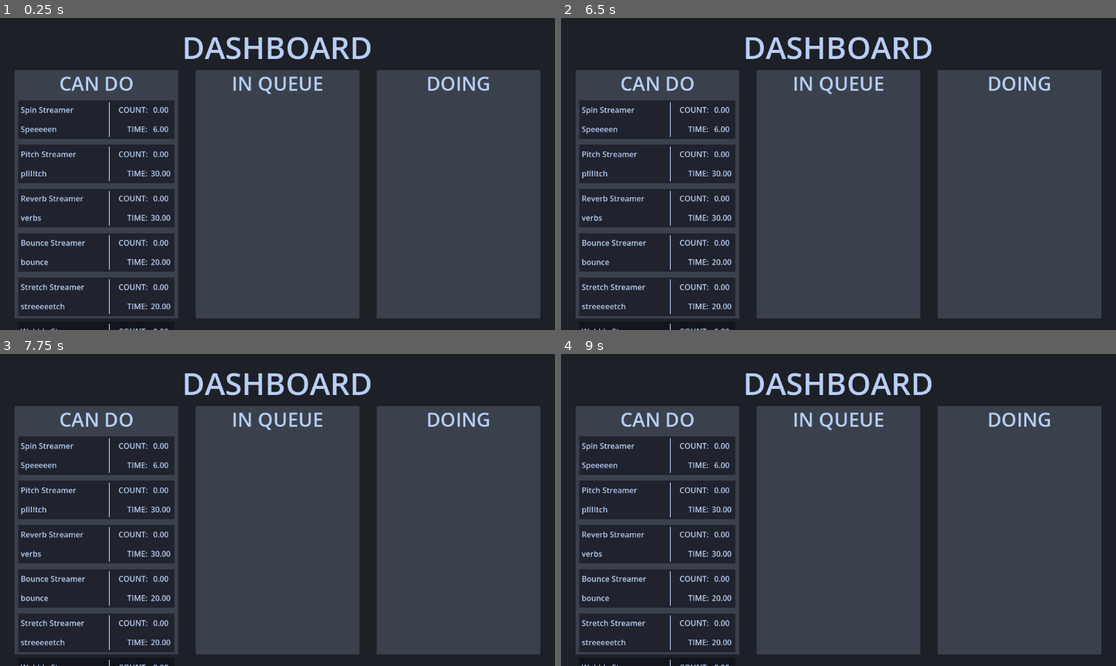
Above: before the commit, frames 1-4 (two rows, left to right).
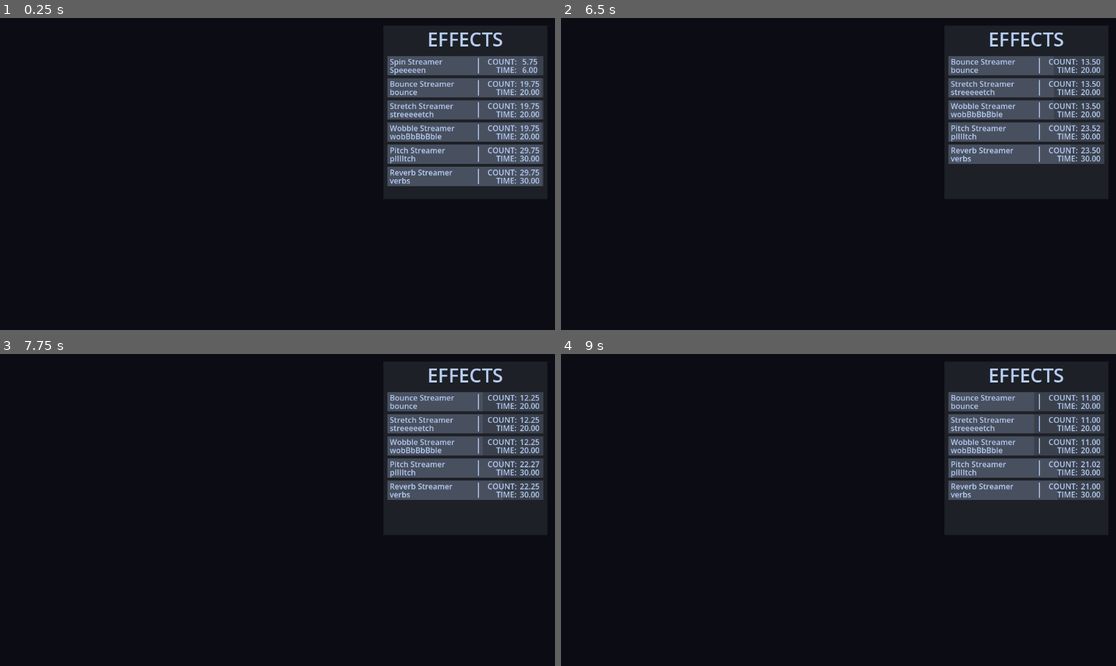
Above: after the commit, the same moments.

Repository: Wake1st/streaming-stage
Game: Godot game, scene res://tests/test_dashboard.tscn
The game is run twice, just before and just after one commit, with the same random seed, the same clock (stepped at 60 frames per second) and the same inputs. This scene is started directly instead of the project's main scene.
Inputs:
- Up to frame 1 (0.25 s): no input
- Up to frame 2 (6.5 s): no input
- Up to frame 3 (7.75 s): no input
- Up to frame 4 (9 s): no input

The runs differ from the first frame. In frame 1, 67% of the frame differs, in the area x 2-98%, y 4-100%; in frame 2, 68%; in frame 3, 68%; in frame 4, 68%.

Commit message:
updated dashboard

Diff:
--- a/ui/dashboard_ui.gd
+++ b/ui/dashboard_ui.gd
@@ -2,10 +2,8 @@
 extends Control
 
 
-@onready var can_do_list: TaskListUI = %CanDoList
-@onready var in_queue_list: TaskListUI = %InQueueList
-@onready var doing_list: TaskListUI = %DoingList
+@onready var list: TaskListUI = %TaskList
 
 
 func load_task(item: TaskItem) -> void:
-	can_do_list.add_item(item)
+	list.add_item(item)
--- a/ui/dashboard_ui.tscn
+++ b/ui/dashboard_ui.tscn
@@ -19,7 +19,7 @@
 anchor_bottom = 1.0
 grow_horizontal = 2
 grow_vertical = 2
-color = Color(0.11372549, 0.1254902, 0.14901961, 1)
+color = Color(0.047058824, 0.050980393, 0.078431375, 1)
 
 [node name="MarginContainer" type="MarginContainer" parent="ColorRect" unique_id=451628222]
 layout_mode = 1
@@ -37,6 +37,7 @@
 layout_mode = 2
 
 [node name="Label" type="Label" parent="ColorRect/MarginContainer/VBoxContainer" unique_id=71848994]
+visible = false
 layout_mode = 2
 theme_override_colors/font_color = Color(0.71999997, 0.808, 0.96, 1)
 theme_override_font_sizes/font_size = 64
@@ -47,19 +48,9 @@
 [node name="HBoxContainer" type="HBoxContainer" parent="ColorRect/MarginContainer/VBoxContainer" unique_id=1161392667]
 layout_mode = 2
 theme_override_constants/separation = 36
-alignment = 1
+alignment = 2
 
-[node name="CanDoList" parent="ColorRect/MarginContainer/VBoxContainer/HBoxContainer" unique_id=2044455886 instance=ExtResource("1_pyu5i")]
+[node name="TaskList" parent="ColorRect/MarginContainer/VBoxContainer/HBoxContainer" unique_id=949988183 instance=ExtResource("1_pyu5i")]
 unique_name_in_owner = true
 layout_mode = 2
-title = "CAN DO"
-
-[node name="InQueueList" parent="ColorRect/MarginContainer/VBoxContainer/HBoxContainer" unique_id=1144609983 instance=ExtResource("1_pyu5i")]
-unique_name_in_owner = true
-layout_mode = 2
-title = "IN QUEUE"
-
-[node name="DoingList" parent="ColorRect/MarginContainer/VBoxContainer/HBoxContainer" unique_id=949988183 instance=ExtResource("1_pyu5i")]
-unique_name_in_owner = true
-layout_mode = 2
-title = "DOING"
+title = "EFFECTS"
--- a/ui/task_item_ui.gd
+++ b/ui/task_item_ui.gd
@@ -1,8 +1,10 @@
 class_name TaskItemUI
-extends ColorRect
+extends ProgressBar
 
 
 const TIME_FORMAT: String = "%2.2f"
+const LEAVE_DISTANCE: float = 500
+const LEAVE_DURATION: float = 0.4
 
 @onready var lbl_title: Label = %LblTitle
 @onready var lbl_info: Label = %LblInfo
@@ -22,6 +24,23 @@
 
 
 func tick(delta: float) -> bool:
+	# shift countdown
 	data.countdown -= delta
 
+	# update ui
+	lbl_countdown.text = TIME_FORMAT % data.countdown
+	value = 100 * data.countdown / data.time
+
 	return data.countdown < 0
+
+
+func leave() -> void:
+	var tween: Tween = get_tree().create_tween()
+	tween.tween_property(self, "position:x", LEAVE_DISTANCE, LEAVE_DURATION)
+	tween.set_ease(Tween.EASE_IN)
+	tween.tween_callback(_on_leave_finished)
+	tween.play()
+
+
+func _on_leave_finished() -> void:
+	queue_free()
--- a/ui/task_item_ui.tscn
+++ b/ui/task_item_ui.tscn
@@ -1,6 +1,12 @@
 [gd_scene format=3 uid="uid://bdk8o6u4wrm3"]
 
 [ext_resource type="Script" uid="uid://c11hhe2enkvi" path="res://ui/task_item_ui.gd" id="1_tvvi2"]
+
+[sub_resource type="StyleBoxFlat" id="StyleBoxFlat_tvvi2"]
+bg_color = Color(0.22745098, 0.25490198, 0.3019608, 1)
+
+[sub_resource type="StyleBoxFlat" id="StyleBoxFlat_qx1v7"]
+bg_color = Color(0.30980393, 0.34509805, 0.4117647, 0.67058825)
 
 [sub_resource type="StyleBoxLine" id="StyleBoxLine_tej8u"]
 color = Color(0.71999997, 0.808, 0.96, 1)
@@ -9,16 +15,21 @@
 thickness = 2
 vertical = true
 
-[node name="TaskItemUI" type="ColorRect" unique_id=999921070]
-custom_minimum_size = Vector2(300, 80)
+[node name="TaskItemUI" type="ProgressBar" unique_id=853815088]
+custom_minimum_size = Vector2(300, 40)
 anchors_preset = 8
 anchor_left = 0.5
 anchor_top = 0.5
 anchor_right = 0.5
 anchor_bottom = 0.5
+offset_left = -150.0
+offset_top = -40.0
+offset_right = 150.0
 grow_horizontal = 2
 grow_vertical = 2
-color = Color(0.048, 0.052266665, 0.08, 0.5647059)
+theme_override_styles/background = SubResource("StyleBoxFlat_tvvi2")
+theme_override_styles/fill = SubResource("StyleBoxFlat_qx1v7")
+show_percentage = false
 script = ExtResource("1_tvvi2")
 
 [node name="LblTitle" type="Label" parent="." unique_id=560760617]
@@ -26,7 +37,7 @@
 layout_mode = 1
 offset_left = 5.0
 offset_right = 168.0
-offset_bottom = 40.0
+offset_bottom = 23.0
 theme_override_colors/font_color = Color(0.71999997, 0.808, 0.96, 1)
 text = "TITLE"
 vertical_alignment = 1
@@ -38,7 +49,7 @@
 anchor_top = 1.0
 anchor_bottom = 1.0
 offset_left = 5.0
-offset_top = -40.0
+offset_top = -23.0
 offset_right = 168.0
 grow_vertical = 0
 theme_override_colors/font_color = Color(0.71999997, 0.808, 0.96, 1)
@@ -52,7 +63,7 @@
 anchor_left = 1.0
 anchor_right = 1.0
 offset_left = -55.0
-offset_bottom = 40.0
+offset_bottom = 23.0
 grow_horizontal = 0
 theme_override_colors/font_color = Color(0.71999997, 0.808, 0.96, 1)
 text = "00:00"
@@ -66,7 +77,7 @@
 anchor_right = 1.0
 offset_left = -118.0
 offset_right = -55.0
-offset_bottom = 40.0
+offset_bottom = 23.0
 grow_horizontal = 0
 theme_override_colors/font_color = Color(0.71999997, 0.808, 0.96, 1)
 text = "COUNT:"
@@ -82,7 +93,7 @@
 anchor_right = 1.0
 anchor_bottom = 1.0
 offset_left = -55.0
-offset_top = -40.0
+offset_top = -23.0
 grow_horizontal = 0
 grow_vertical = 0
 theme_override_colors/font_color = Color(0.71999997, 0.808, 0.96, 1)
@@ -98,7 +109,7 @@
 anchor_right = 1.0
 anchor_bottom = 1.0
 offset_left = -118.0
-offset_top = -40.0
+offset_top = -23.0
 offset_right = -55.0
 grow_horizontal = 0
 grow_vertical = 0
@@ -115,9 +126,9 @@
 anchor_right = 0.5
 anchor_bottom = 0.5
 offset_left = 25.0
-offset_top = -40.0
+offset_top = -20.0
 offset_right = 29.0
-offset_bottom = 40.0
+offset_bottom = 20.0
 grow_horizontal = 2
 grow_vertical = 2
 theme_override_styles/separator = SubResource("StyleBoxLine_tej8u")
--- a/ui/task_list_ui.gd
+++ b/ui/task_list_ui.gd
@@ -1,6 +1,8 @@
 class_name TaskListUI
 extends ColorRect
 
+
+signal task_complete(task: TaskItem)
 
 const TASK_ITEM_UI = preload("uid://bdk8o6u4wrm3")
 
@@ -9,12 +11,45 @@
 @onready var lbl_title: Label = %LblTitle
 @onready var item_container: VBoxContainer = %ItemContainer
 
+var items: Array[TaskItemUI]
+
 
 func add_item(item: TaskItem) -> void:
+	item.countdown = item.time
 	var task_ui: TaskItemUI = TASK_ITEM_UI.instantiate()
+
+	# add according to the size
+	var index = _find_longer_item_index(item)
 	item_container.add_child(task_ui)
+	item_container.move_child(task_ui, index)
 	task_ui.fill(item)
+
+	# add to set
+	items.push_back(task_ui)
 
 
 func _ready() -> void:
 	lbl_title.text = title
+
+
+func _process(delta: float) -> void:
+	for item: TaskItemUI in items:
+		if item.tick(delta):
+			items.erase(item)
+			task_complete.emit(item.data)
+			item.leave()
+
+
+func _find_longer_item_index(data: TaskItem) -> int:
+	var children = item_container.get_children()
+
+	# check for any items
+	if children.size() == 0:
+		return 0
+
+	for item: TaskItemUI in children:
+		if data.countdown < item.data.countdown:
+			return children.find(item)
+
+	# if none are greater then its the greatest
+	return children.size()
--- a/ui/task_list_ui.tscn
+++ b/ui/task_list_ui.tscn
@@ -3,14 +3,15 @@
 [ext_resource type="Script" uid="uid://b6ea1ovigdms7" path="res://ui/task_list_ui.gd" id="1_45fjf"]
 
 [node name="TaskListUI" type="ColorRect" unique_id=2044455886]
-custom_minimum_size = Vector2(340, 516)
+clip_contents = true
+custom_minimum_size = Vector2(340, 360)
 anchors_preset = 15
 anchor_right = 1.0
 anchor_bottom = 1.0
 grow_horizontal = 2
 grow_vertical = 2
 size_flags_vertical = 3
-color = Color(0.22745098, 0.25490198, 0.3019608, 1)
+color = Color(0.11372549, 0.1254902, 0.14901961, 1)
 script = ExtResource("1_45fjf")
 
 [node name="LblTitle" type="Label" parent="." unique_id=1075010932]
@@ -41,4 +42,4 @@
 [node name="ItemContainer" type="VBoxContainer" parent="MarginContainer" unique_id=1645597883]
 unique_name_in_owner = true
 layout_mode = 2
-theme_override_constants/separation = 12
+theme_override_constants/separation = 6
Not shown, changed: README.md
